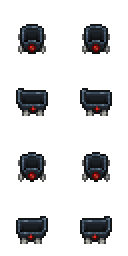
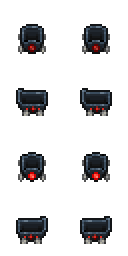
Before/after of a 128x256 layered artwork. What changed in the layer stack:
added layer "ruby lights overlay - only headlight brighter" above "ruby lights overlay - brighter" over [left=24, top=106, right=104, bottom=238]
painted on "keeping it simple final" over [left=24, top=106, right=104, bottom=238]
